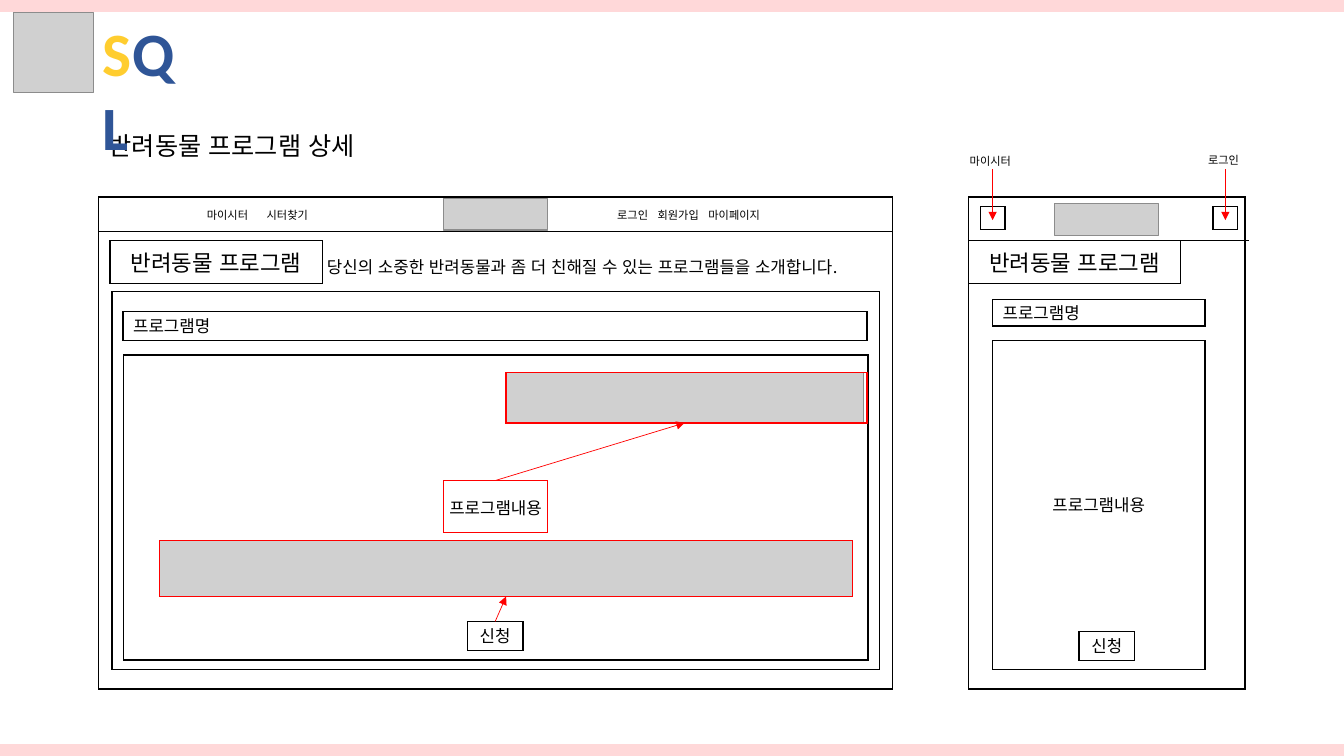
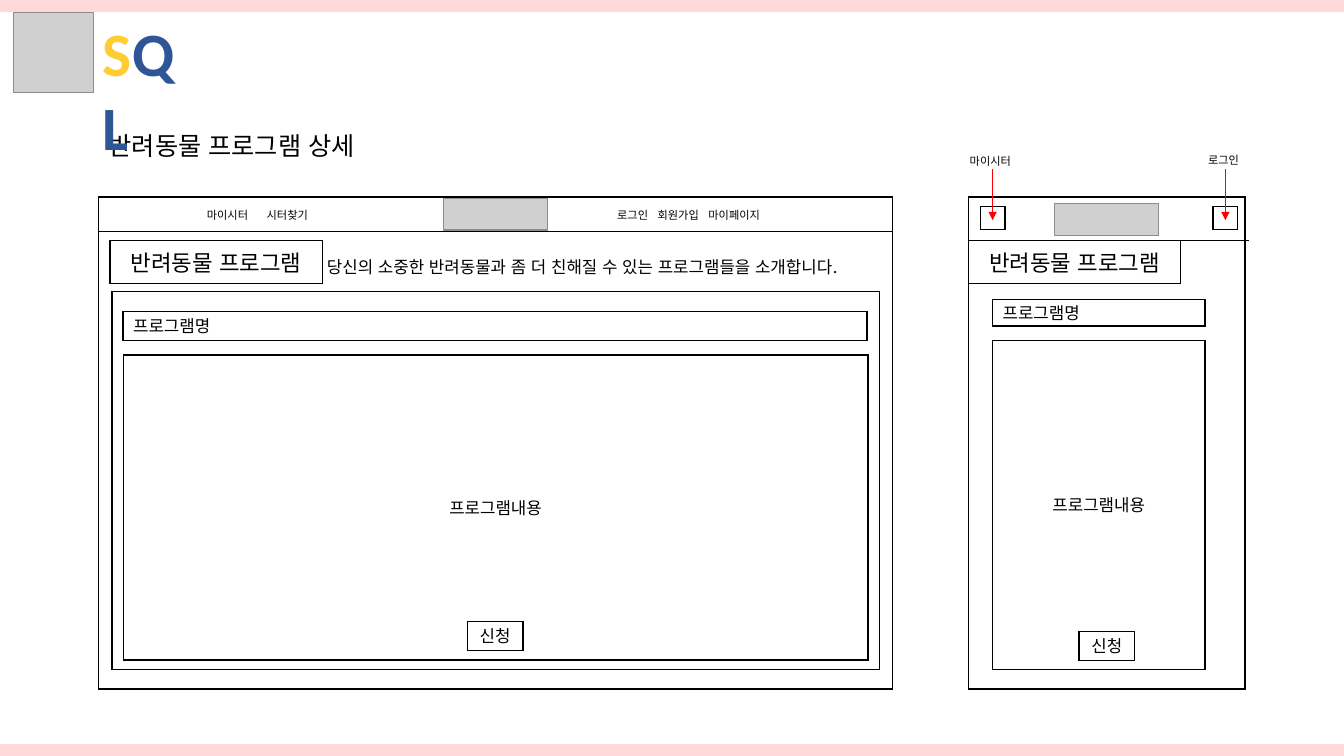
Before and after one commit to hhsw07/ezen-academy-projects, a slide deck: slide 22 of 발표자료(2차)/반려동물관리서비스.pptx. Drawn at 1344x756 pixels with LibreOffice and Linux fonts; fonts in the diff are those of the drawing; grey boxes stand for pictures. Boxes give left, top, right and bottom in pixels: in the first picture for what was removed or moved away, otherwise in the second. Text is boxed around its words. In the diff, an @@ line names an element or a change of style, - is before the commit and + after.

```diff
--- a/발표자료(2차)/반려동물관리서비스.pptx
+++ b/발표자료(2차)/반려동물관리서비스.pptx
@@ picture removed at [506,373,863,423] @@
@@ rectangle removed at [506,373,867,423] @@
@@ arrow removed from (496, 481) to (685, 423) @@
@@ rectangle removed at [444,481,547,533] @@
@@ picture removed at [159,541,853,597] @@
@@ rectangle removed at [159,541,853,597] @@
@@ arrow removed from (495, 622) to (506, 597) @@
```
Also in this commit, not shown: 4 other slides changed.
